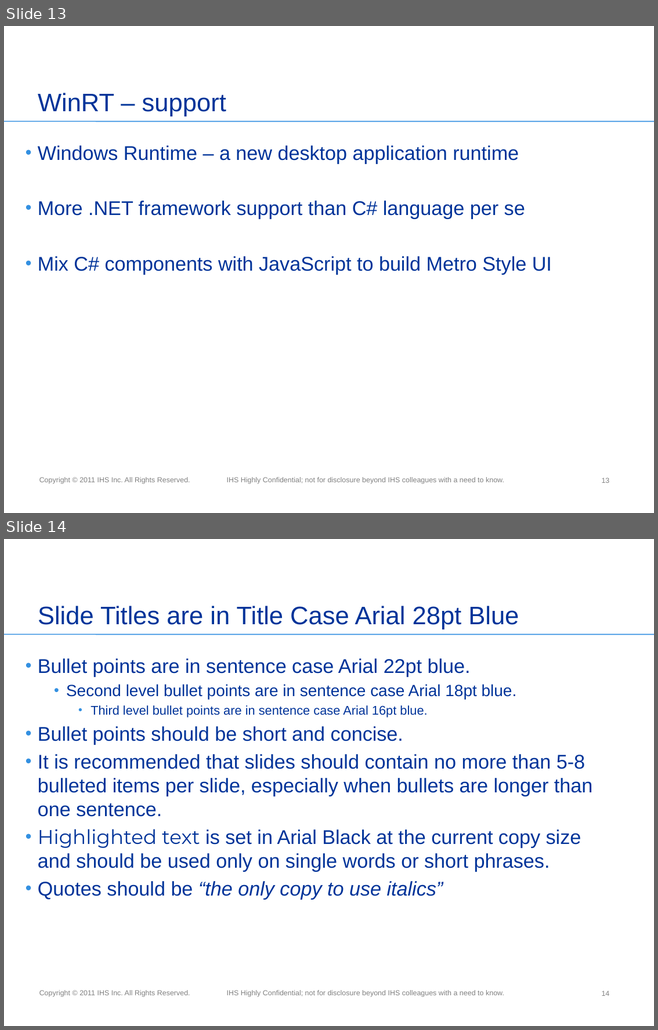
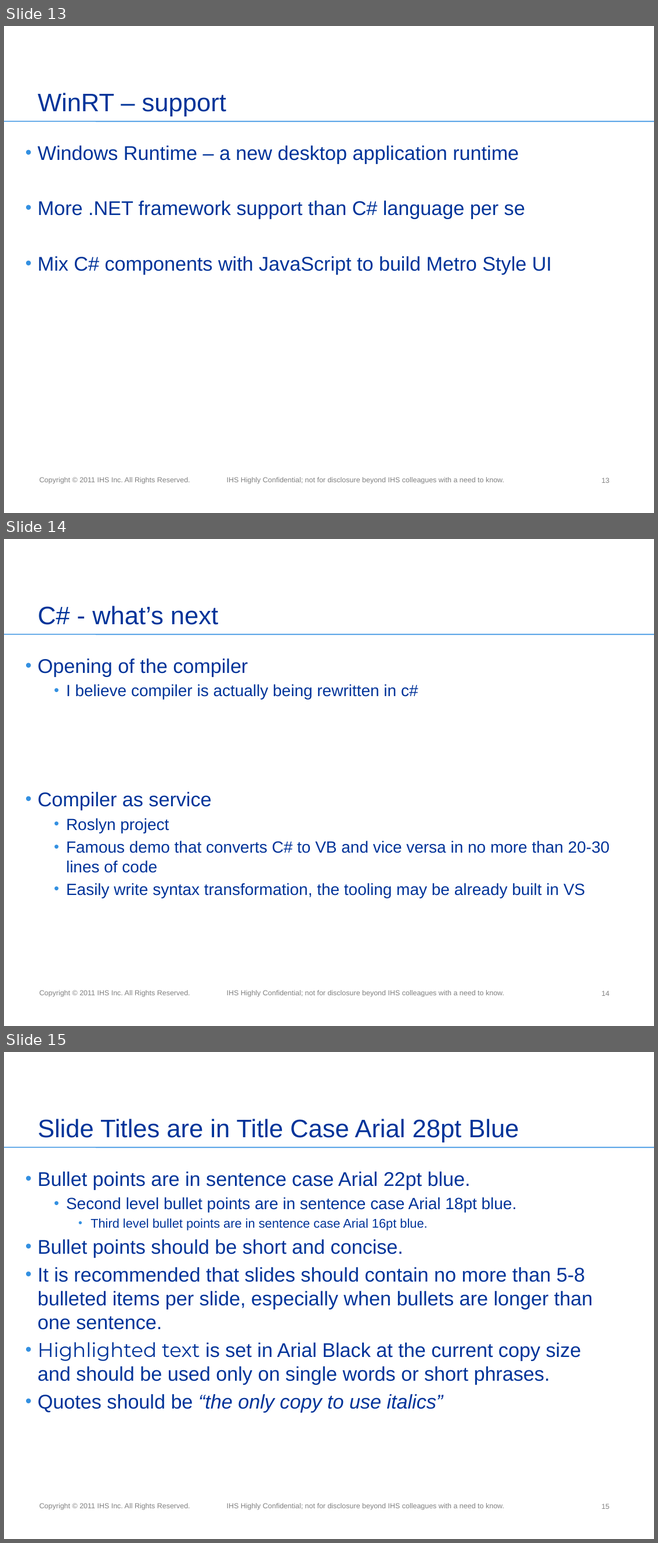
Before and after one commit to miensol/conference2012, a slide deck: C# 5.pptx. Shown one above the other, each under a label of ours: slides 13 and 14 before the commit, slides 13, 14 and 15 after it. The pictures are 658x1030 and 658x1543 pixels, drawn with LibreOffice and Linux fonts; fonts in the diff are those of the drawing; background and template pictures are left out. Boxes give left, top, right and bottom in pixels: in the first picture for what was removed or moved away, otherwise in the second. Text is boxed around its words. In the diff, an @@ line names an element or a change of style, - is before the commit and + after.

Commit message:
added what's next

```diff
--- a/C# 5.pptx
+++ b/C# 5.pptx
@@ slide 14 added at (x1=4, y1=539, x2=654, y2=1026), background #FFFFFF; not listed: 3 template elements that a slide beside it also shows @@
@@ title added at (x1=38, y1=606, x2=218, y2=625), 28 pt, text #003399 @@
+C# - what’s next
@@ text added at (x1=38, y1=658, x2=610, y2=898), 18 pt, text #003399 @@
+• Opening of the compiler
+  • I believe compiler is actually being rewritten in c#
+• Compiler as service
+  • Roslyn project
+  • Famous demo that converts C# to VB and vice versa in no more than 20-30 lines of code
+  • Easily write syntax transformation, the tooling may be already built in VS
@@ page number added at (x1=601, y1=991, x2=610, y2=996), 8 pt, text #808080 @@
+14
@@ what was slide 14 is now slide 15 @@
@@ page number at (x1=601, y1=1504, x2=610, y2=1509): text changed @@
-14
+15
```
